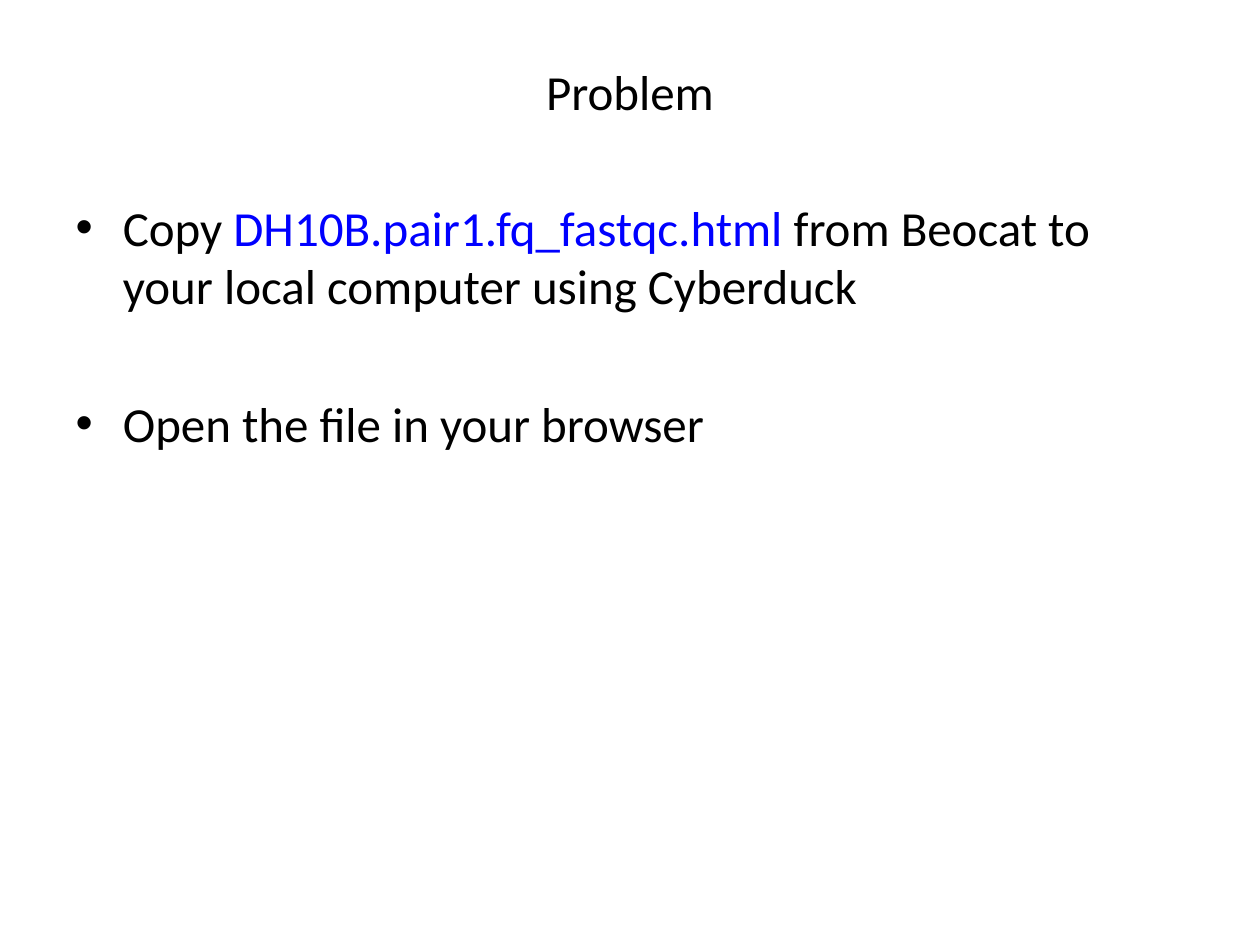
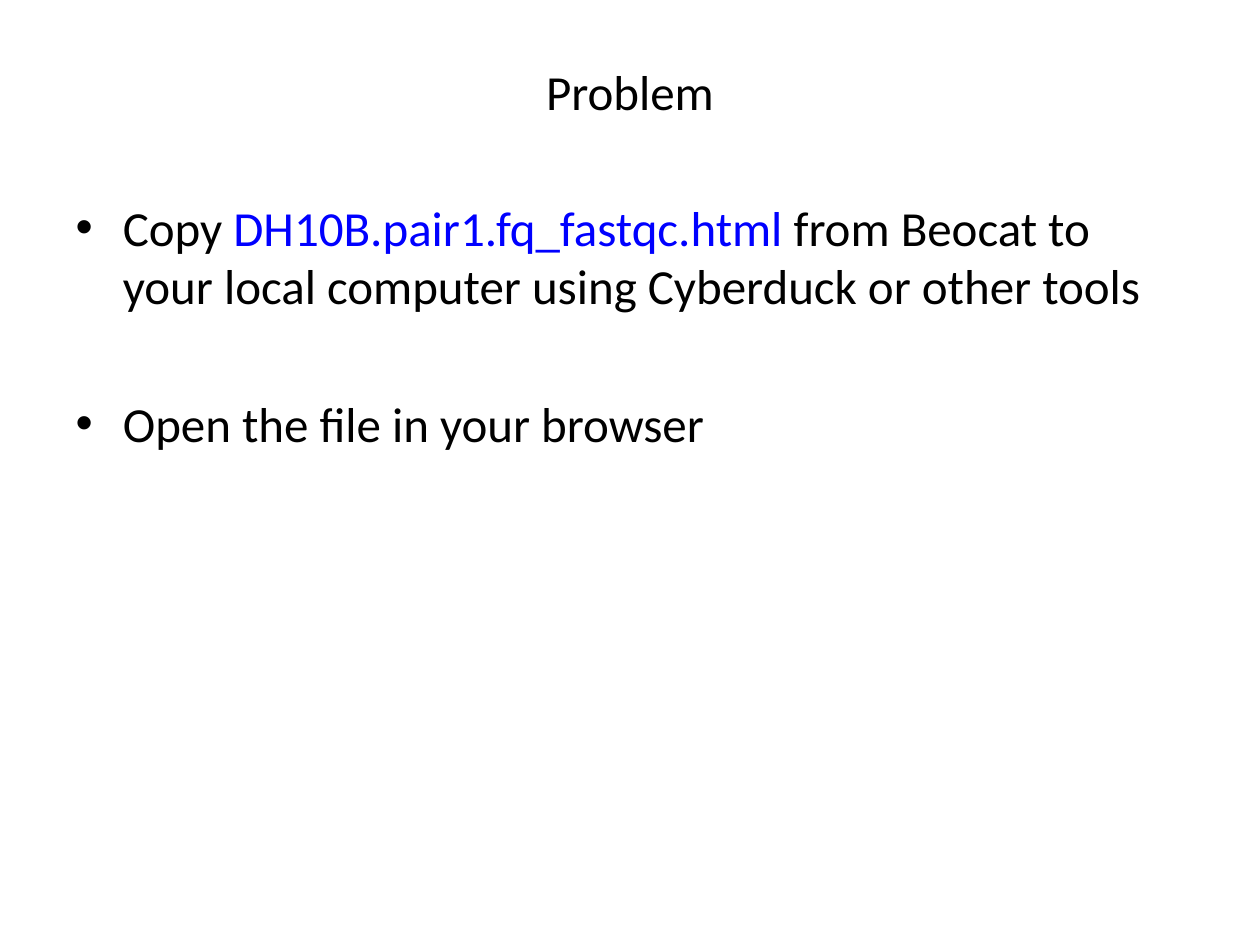
Before and after one commit to liu3zhenlab/teaching, a slide deck: slide 8 of PLPTH813Bioinformatis/2021/labs/lab04_NGS.pptx (slide 7 before the commit). Drawn at 1260x945 pixels with LibreOffice and Linux fonts; fonts in the diff are those of the drawing. Boxes give left, top, right and bottom in pixels: in the first picture for what was removed or moved away, otherwise in the second. Text is boxed around its words. In the diff, an @@ line names an element or a change of style, - is before the commit and + after.

```diff
--- a/PLPTH813Bioinformatis/2021/labs/lab04_NGS.pptx
+++ b/PLPTH813Bioinformatis/2021/labs/lab04_NGS.pptx
@@ text at [123,212,1140,313]: text changed @@
-• Copy DH10B.pair1.fq_fastqc.html from Beocat to your local computer using Cyberduck
+• Copy DH10B.pair1.fq_fastqc.html from Beocat to your local computer using Cyberduck or other tools
```
Also in this commit, not shown: 1 slide added, 2 other files.
